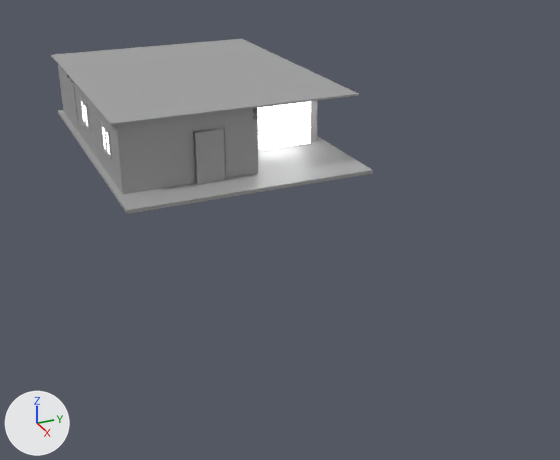
An edit to the Blender file Scenes/Kitchen/kitchen.blend, drawn before and after from the same camera.
Both versions are drawn from a 50 mm camera at (40.3, -13.3, 15.8) aimed at (5.1, 2.6, -1.8). Every picture has the same lights, and +X, +Y and +Z are marked at lower left. The older version comes first.

Objects in the first picture: 'ceiling', 'doors', 'floor', 'outer_light', 'walls' and 2 more.
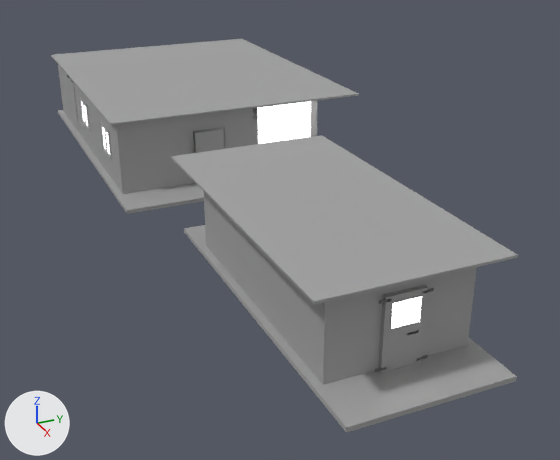
Boxes [x1, y1, x2, y2] around the edits, measured in the pictures (560 x 460 px):
'ceiling', reshaped (51% wider, 206% taller): before [51, 39, 359, 125]; after [51, 39, 518, 304]
'walls', reshaped (62% wider, 146% taller): before [58, 65, 317, 194]; after [58, 65, 477, 384]
'floor', reshaped: before [58, 110, 373, 214]; after [58, 110, 517, 433]
'doors', reshaped: before [195, 128, 225, 185]; after [195, 128, 434, 373]
part 1 of me_cube_026, added: after [381, 288, 428, 373]
part 2 of me_cube_108, added: after [204, 192, 477, 384]
part 3 of me_cube_108, built on: before [109, 101, 317, 194]; after [117, 116, 193, 194]
part 4 of me_cube_022, added: after [172, 135, 518, 304]
part 5 of me_cube_049, added: after [184, 225, 517, 433]

The change, as a diff of the scene's bpy script:
```diff
--- a/Scenes/Kitchen/kitchen.blend.py
+++ b/Scenes/Kitchen/kitchen.blend.py
@@ me_cube_026 @@
 # used by ob_doors; location = (0.0, 0.0, 0.0)
-me_cube_026.from_pydata(...)  # 64 vertices, 44 faces; spans x -15.1..1.4, y -2.8..6.9, z 0.0..3.3
+me_cube_026.from_pydata(...)  # 102 vertices, 72 faces; spans x -11.3..21.2, y -1.0..6.9, z 0.0..3.0
+# me_cube_026 part 1: a new loose piece of 14 vertices spanning x 21.2, y -0.8..0.9, z 0.0..3.0
+# other edits to the shape of me_cube_026 do not show in these pictures
 me_cube_026.materials.append(mat_base)
+me_cube_026.materials.append(mat_light)  # white #ffffff, glowing white #ffffff
+me_cube_026.materials.append(mat_accent)  # dark grey #666666
@@ me_cube_108 @@
 # used by ob_walls; location = (0.0, 0.0, 0.0)
-me_cube_108.from_pydata(...)  # 392 vertices, 250 faces; spans x -17.0..1.0, y -5.0..8.9, z 0.0..4.0
+me_cube_108.from_pydata(...)  # 467 vertices, 360 faces; spans x -17.0..21.2, y -5.0..8.9, z 0.0..4.0
+# me_cube_108 part 2: a new loose piece of 92 vertices spanning x 9.0..21.2, y -2.9..3.1, z 0.0..4.0, in mat_base (grey #a3a3a3)
+# me_cube_108 part 3: 7 vertices removed from x -3.0..1.0, y -4.9..6.9, z 0.0..4.0; 3 vertices added at x 1.0, y -2.9, z 0.0..4.0
+# other edits to the shape of me_cube_108 do not show in these pictures
 me_cube_108.materials.append(mat_base)
@@ me_cube_022 @@
 # used by ob_ceiling; location = (-8.02, 3.05, 4.1)
 # verts and faces of me_cube_022; kept vertices keep their numbers, new ones are numbered from 4
-me_cube_022.from_pydata(...)  # 4 vertices, 1 face; spans x -9.3..9.3, y -8.4..6.4, z -0.1
+me_cube_022.from_pydata(...)  # 8 vertices, 2 faces; spans x -9.3..30.2, y -8.4..6.4, z -0.1
+# me_cube_022 part 4
+verts[4] = (15.6, -7.0, -0.1)
+verts[5] = (15.6, 0.7, -0.1)
+verts[6] = (30.2, -7.0, -0.1)
+verts[7] = (30.2, 0.7, -0.1)
+faces += [(4, 5, 7, 6)]
 me_cube_022.materials.append(mat_base)
@@ me_cube_049 @@
 # used by ob_floor; location = (-8.02, 3.05, 0.1)
-me_cube_049.from_pydata(...)  # 8 vertices, 6 faces; spans x -9.3..11.3, y -8.4..6.4, z -0.3..-0.1
+me_cube_049.from_pydata(...)  # 16 vertices, 12 faces; spans x -9.3..31.3, y -8.4..6.4, z -0.3..-0.1
+# me_cube_049 part 5: a new loose piece, a box spanning x 14.7..31.3, y -6.35..0.35, z -0.3..-0.1, in mat_base (grey #a3a3a3)
 me_cube_049.materials.append(mat_base)
```
